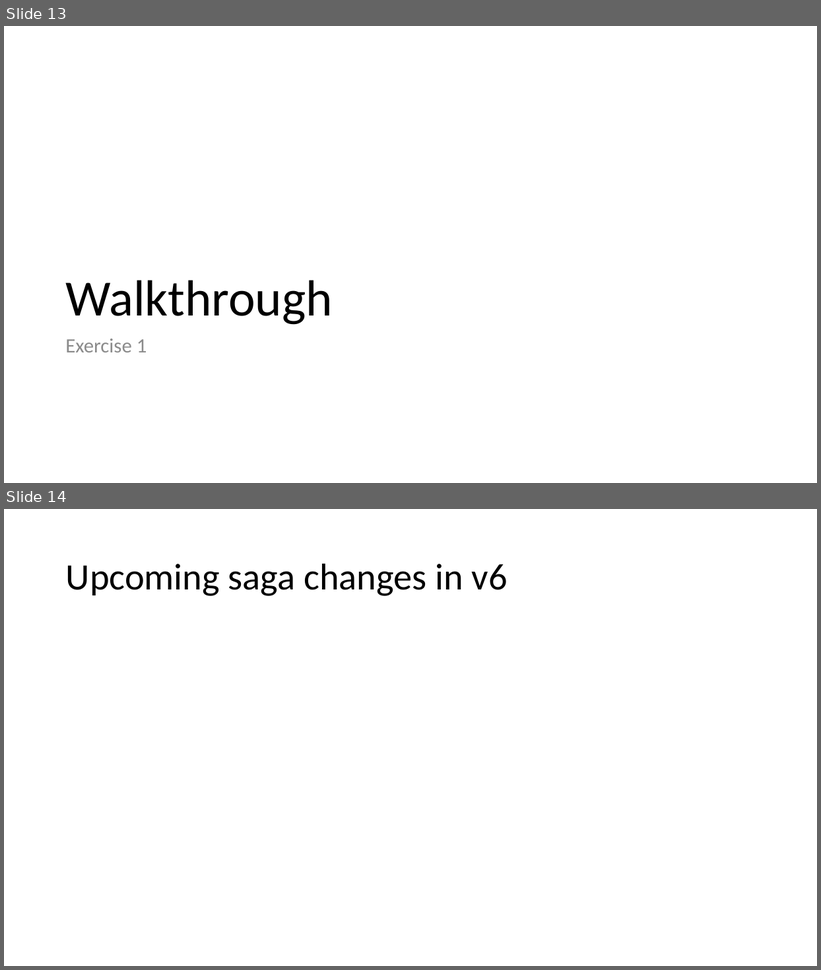
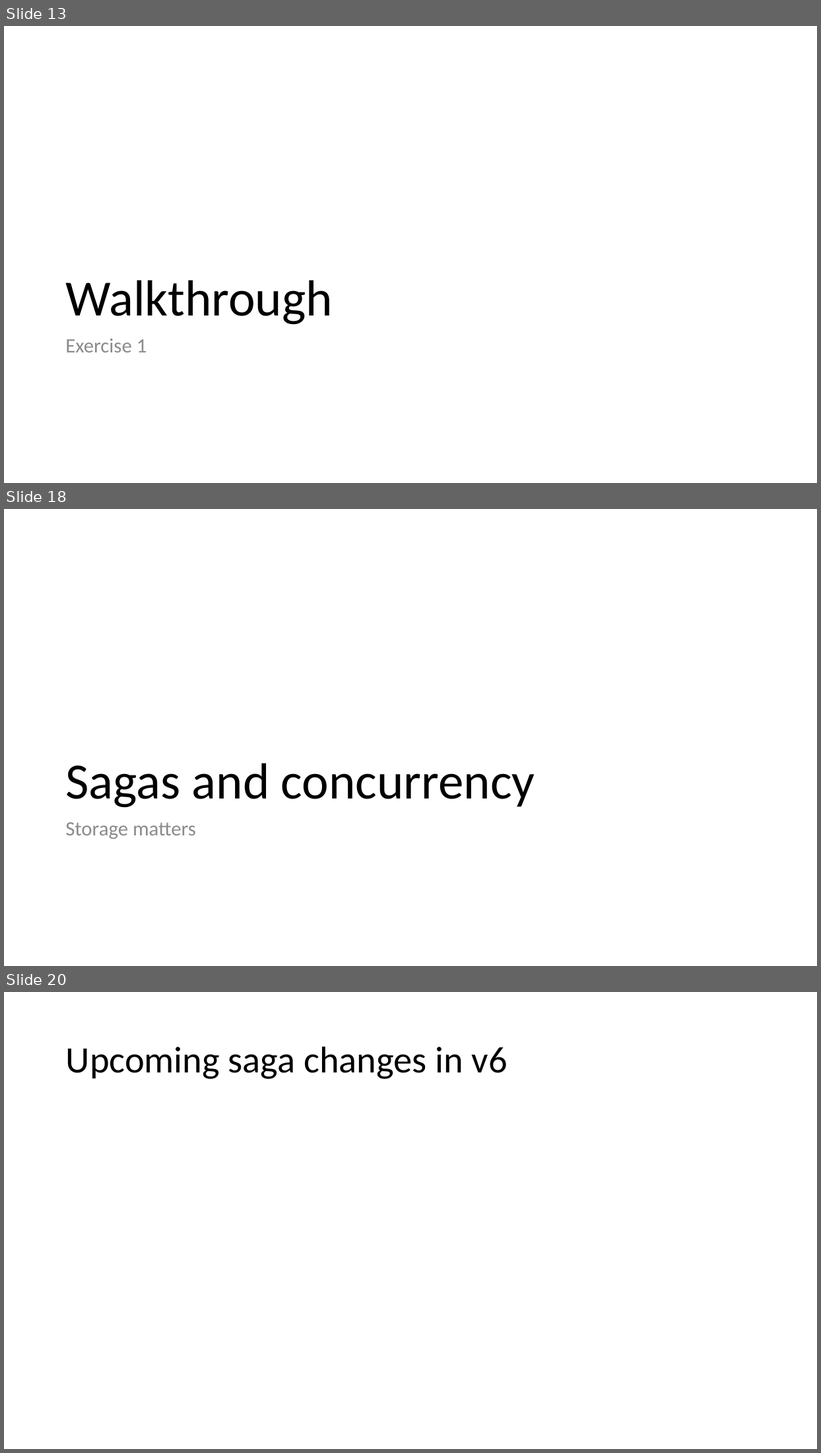
Before and after one commit to Particular/SagaMasterClass, a slide deck: SagaMasterClass.pptx. Shown one above the other, each under a label of ours: slides 13 and 14 before the commit, slides 13, 18 and 20 after it; the slides between them are not shown. The pictures are 821x970 and 821x1453 pixels, drawn with LibreOffice and Linux fonts; fonts in the diff are those of the drawing. Boxes give left, top, right and bottom in pixels: in the first picture for what was removed or moved away, otherwise in the second. Text is boxed around its words. In the diff, an @@ line names an element or a change of style, - is before the commit and + after.

```diff
--- a/SagaMasterClass.pptx
+++ b/SagaMasterClass.pptx
@@ slide 18 added at bbox=[4, 509, 817, 966], background #FFFFFF @@
@@ title added at bbox=[65, 763, 535, 808], 60 pt, text #000000 @@
+Sagas and concurrency
@@ text added at bbox=[65, 823, 196, 839], 24 pt, text #8C8C8C @@
+Storage matters
@@ what was slide 14 is now slide 20 @@
```
Also in this commit, not shown: 5 other slides added, 9 other files.
